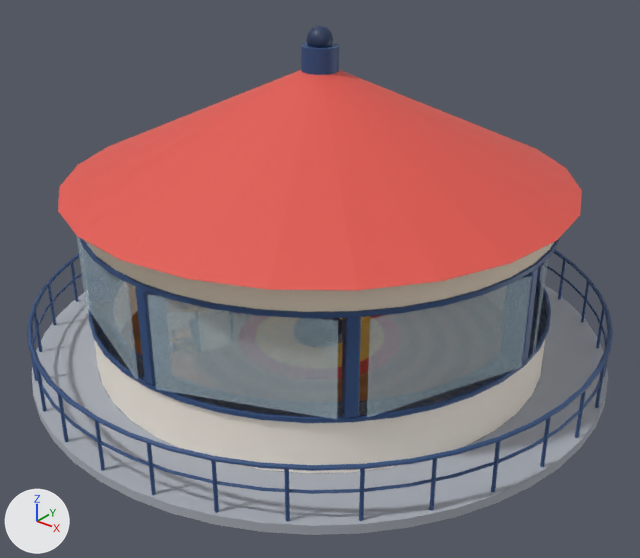
One commit to the glTF model packages/arquipelago/src/assets/ilhas/alto-do-farol.glb: the scene before it, then after it.
Rendered twice from a 50 mm camera at (10.15, -12.68, 9.19) aimed at (0.05, -0.06, 1.36). Arrows for +X, +Y and +Z are at lower left; the lights stay in place. The picture after the commit comes second. Where no turn or scale is listed for an object, it has been applied to the vertices.

Names of what the first picture shows: 'sala', 'vidros'.
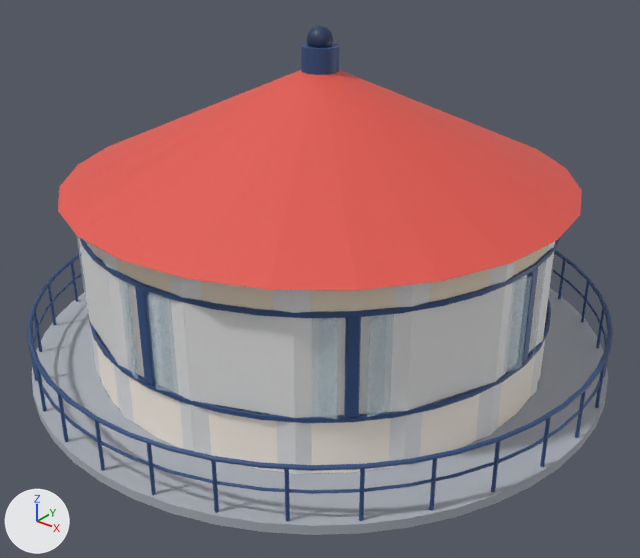
Not visible in the pictures: 'col-parede-sala-3'.

Scene script edits in JSON lines:
```json
{"op": "add", "block": "me_col_unidade_caixa", "code": ["me_col_unidade_caixa = bpy.data.meshes.new('col-unidade-caixa')", "me_col_unidade_caixa.from_pydata(...)  # a box spanning x -0.5..0.5, y -0.5..0.5, z -0.5..0.5"]}
{"op": "add", "block": "ob_col_parede_sala_16", "code": ["ob_col_parede_sala_16 = bpy.data.objects.new('col-parede-sala-16', me_col_unidade_caixa)", "ob_col_parede_sala_16.location = (4.02, -1.66, 1.75)", "ob_col_parede_sala_16.rotation_euler = (0.0, 0.0, 1.178)  # degrees (0, 0, 67)", "ob_col_parede_sala_16.scale = (1.8, 0.3, 3.5)"]}
{"op": "add", "block": "ob_col_parede_sala_15", "code": ["ob_col_parede_sala_15 = bpy.data.objects.new('col-parede-sala-15', me_col_unidade_caixa)", "ob_col_parede_sala_15.location = (3.08, -3.08, 1.75)", "ob_col_parede_sala_15.rotation_euler = (0.0, 0.0, 0.785)  # degrees (0, 0, 45)", "ob_col_parede_sala_15.scale = (1.8, 0.3, 3.5)"]}
{"op": "add", "block": "ob_col_parede_sala_14", "code": ["ob_col_parede_sala_14 = bpy.data.objects.new('col-parede-sala-14', me_col_unidade_caixa)", "ob_col_parede_sala_14.location = (1.66, -4.02, 1.75)", "ob_col_parede_sala_14.rotation_euler = (0.0, 0.0, 0.393)  # degrees (0, 0, 23)", "ob_col_parede_sala_14.scale = (1.8, 0.3, 3.5)"]}
{"op": "add", "block": "ob_col_parede_sala_13", "code": ["ob_col_parede_sala_13 = bpy.data.objects.new('col-parede-sala-13', me_col_unidade_caixa)", "ob_col_parede_sala_13.location = (0.0, -4.35, 1.75)", "ob_col_parede_sala_13.scale = (1.8, 0.3, 3.5)"]}
{"op": "add", "block": "ob_col_parede_sala_12", "code": ["ob_col_parede_sala_12 = bpy.data.objects.new('col-parede-sala-12', me_col_unidade_caixa)", "ob_col_parede_sala_12.location = (-1.66, -4.02, 1.75)", "ob_col_parede_sala_12.rotation_euler = (0.0, 0.0, -0.393)  # degrees (0, 0, -23)", "ob_col_parede_sala_12.scale = (1.8, 0.3, 3.5)"]}
{"op": "add", "block": "ob_col_parede_sala_11", "code": ["ob_col_parede_sala_11 = bpy.data.objects.new('col-parede-sala-11', me_col_unidade_caixa)", "ob_col_parede_sala_11.location = (-3.08, -3.08, 1.75)", "ob_col_parede_sala_11.rotation_euler = (0.0, 0.0, -0.785)  # degrees (0, 0, -45)", "ob_col_parede_sala_11.scale = (1.8, 0.3, 3.5)"]}
{"op": "add", "block": "ob_col_parede_sala_3", "code": ["ob_col_parede_sala_3 = bpy.data.objects.new('col-parede-sala-3', me_col_unidade_caixa)", "ob_col_parede_sala_3.location = (3.08, 3.08, 1.75)", "ob_col_parede_sala_3.rotation_euler = (0.0, 0.0, 2.356)  # degrees (0, 0, 135)", "ob_col_parede_sala_3.scale = (1.8, 0.3, 3.5)"]}
{"op": "add", "block": "ob_col_parede_sala_2", "code": ["ob_col_parede_sala_2 = bpy.data.objects.new('col-parede-sala-2', me_col_unidade_caixa)", "ob_col_parede_sala_2.location = (4.02, 1.66, 1.75)", "ob_col_parede_sala_2.rotation_euler = (0.0, 0.0, 1.963)  # degrees (0, 0, 112)", "ob_col_parede_sala_2.scale = (1.8, 0.3, 3.5)"]}
{"op": "add", "block": "ob_col_parede_sala_1", "code": ["ob_col_parede_sala_1 = bpy.data.objects.new('col-parede-sala-1', me_col_unidade_caixa)", "ob_col_parede_sala_1.location = (4.35, 0.0, 1.75)", "ob_col_parede_sala_1.rotation_euler = (0.0, 0.0, 1.571)  # degrees (0, 0, 90)", "ob_col_parede_sala_1.scale = (1.8, 0.3, 3.5)"]}
```

Where the change shows, as pixel boxes [x1, y1, x2, y2] in the pictures (640 x 558 px):
```json
{"object": "col-parede-sala-14", "change": "added", "after": [181, 278, 296, 474]}
{"object": "col-parede-sala-16", "change": "added", "after": [404, 264, 507, 466]}
{"object": "col-parede-sala-15", "change": "added", "after": [293, 284, 413, 474]}
{"object": "col-parede-sala-13", "change": "added", "after": [105, 252, 194, 451]}
{"object": "col-parede-sala-12", "change": "added", "after": [79, 238, 125, 417]}
{"object": "col-parede-sala-1", "change": "added", "after": [490, 242, 555, 435]}
{"object": "col-parede-sala-2", "change": "added", "after": [536, 255, 554, 391], "on screen": "mostly hidden"}
{"object": "col-parede-sala-11", "change": "added", "after": [79, 241, 96, 367], "on screen": "mostly hidden"}
{"object": "vidros", "change": "unchanged, covered by the edit", "before": [77, 236, 548, 419], "after": [77, 236, 547, 419]}
```
